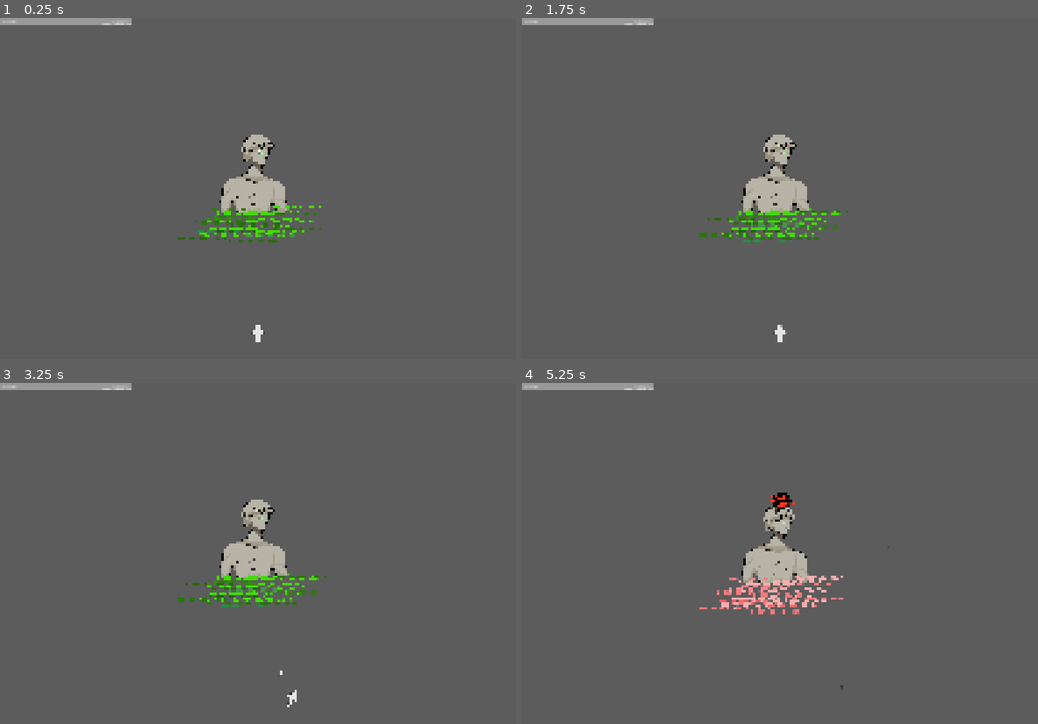
Above: before the commit, frames 1-4 (two rows, left to right).
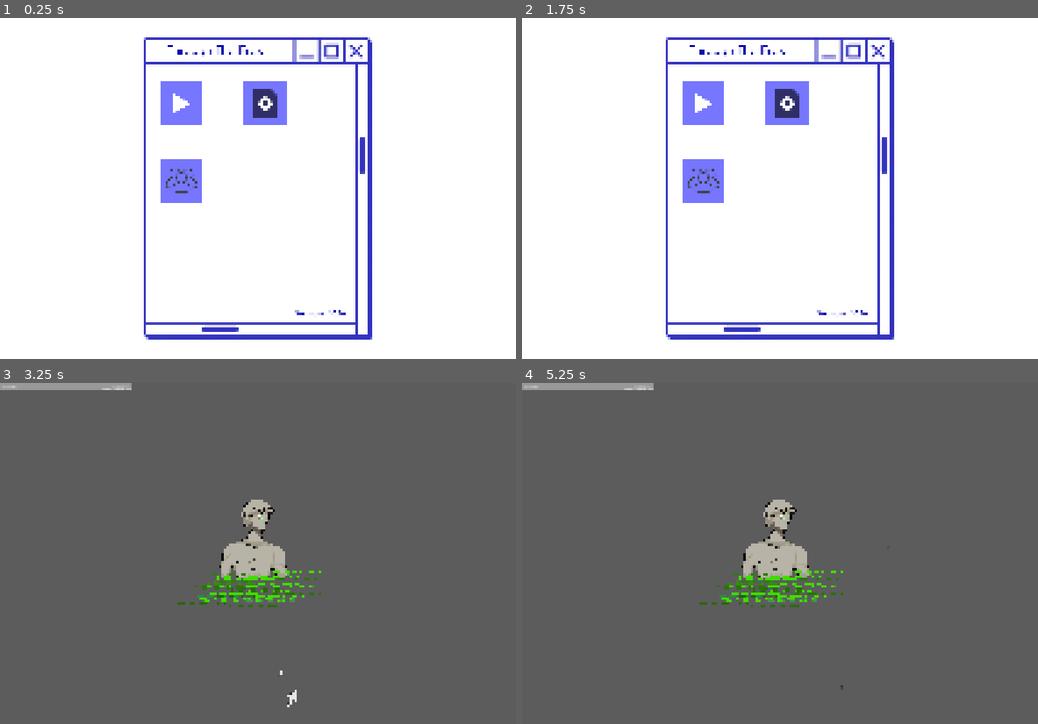
Above: after the commit, the same moments.

Repository: HaroldHuynh/2026GameJam
Game: Godot game, scene res://main menu/main menu.tscn
The game is run twice, just before and just after one commit, with the same random seed, the same clock (stepped at 60 frames per second) and the same inputs. Before the commit the project starts from res://levels/level_1.tscn.
Inputs (mouse positions are in pixels of both pictures, inside the frame that each line leads up to):
- Up to frame 1 (0.25 s): no input
- Up to frame 2 (1.75 s): click (702, 181) at 0.52 s; click (774, 58) at 1.27 s
- Up to frame 3 (3.25 s): click (180, 468) at 2.02 s; tap Enter at 2.75 s; move the mouse to (371, 536) at 2.77 s; hold D (right) from 2.78 s (still down); tap Space (attack) at 2.85 s
- Up to frame 4 (5.25 s): move the mouse to (676, 570) at 3.52 s; release D (right) at 3.53 s; hold S (down) 3.53-4.28 s; tap Enter at 3.6, 5.1 s; move the mouse to (831, 478) at 4.27 s; hold D (right) 4.28-5.03 s; tap Space (attack) at 4.35 s; move the mouse to (754, 621) at 5.02 s; hold W (up) from 5.03 s (still down)

The runs differ from the first frame. In frame 1, 100% of the frame differs, in the area x 0-100%, y 0-100%; in frame 2, 100%; in frame 3, 0.8%; in frame 4, 2.6%.

Commit message:
added pause menu and its script; instantiated it to level 1

Diff:
--- a/levels/level_1.tscn
+++ b/levels/level_1.tscn
@@ -6,6 +6,7 @@
 [ext_resource type="PackedScene" uid="uid://d2ha4w2gxcjv3" path="res://levels/michelangelo.tscn" id="4_kx6l7"]
 [ext_resource type="PackedScene" uid="uid://srh4x4fiq4x1" path="res://player/game_over.tscn" id="5_n46q3"]
 [ext_resource type="PackedScene" uid="uid://c8oghx1s5bjhl" path="res://player/hud.tscn" id="7_gwceb"]
+[ext_resource type="PackedScene" uid="uid://dh5ejpp7j3alx" path="res://pause menu/pause menu.tscn" id="7_l53as"]
 
 [sub_resource type="QuadMesh" id="QuadMesh_s7pw8"]
 
@@ -37,4 +38,6 @@
 position = Vector2(2, -943)
 zoom = Vector2(0.9, 0.9)
 
+[node name="PauseMenu" parent="." unique_id=1216728580 instance=ExtResource("7_l53as")]
+
 [connection signal="shoot" from="player" to="BulletManager" method="_on_player_shoot"]
--- a/main menu/credits.tscn
+++ b/main menu/credits.tscn
@@ -21,7 +21,7 @@
 grow_vertical = 2
 texture = ExtResource("1_vldhd")
 expand_mode = 1
-stretch_mode = 5
+stretch_mode = 6
 script = ExtResource("2_r15k3")
 
 [node name="Main Menu" type="Button" parent="TextureRect" unique_id=913943092]
--- a/main menu/main menu.tscn
+++ b/main menu/main menu.tscn
@@ -2,6 +2,7 @@
 
 [ext_resource type="Texture2D" uid="uid://ckhm1v201oogx" path="res://assets/texture/X.png" id="1_l7p8x"]
 [ext_resource type="Script" uid="uid://dcbg78j5e241c" path="res://main menu/texture_rect.gd" id="2_1pj26"]
+[ext_resource type="PackedScene" uid="uid://bppjray3axgk" path="res://main menu/credits.tscn" id="3_cmmm6"]
 
 [sub_resource type="StyleBoxEmpty" id="StyleBoxEmpty_611wi"]
 
@@ -16,8 +17,9 @@
 [sub_resource type="StyleBoxEmpty" id="StyleBoxEmpty_r7dq4"]
 
 [node name="CanvasLayer" type="CanvasLayer" unique_id=1745393780]
+script = ExtResource("2_1pj26")
 
-[node name="TextureRect" type="TextureRect" parent="." unique_id=1253643617]
+[node name="TextureRect" type="TextureRect" parent="." unique_id=76788236]
 anchors_preset = 15
 anchor_right = 1.0
 anchor_bottom = 1.0
@@ -26,7 +28,6 @@
 texture = ExtResource("1_l7p8x")
 expand_mode = 1
 stretch_mode = 6
-script = ExtResource("2_1pj26")
 
 [node name="Play" type="Button" parent="TextureRect" unique_id=1553367023]
 layout_mode = 0
@@ -61,6 +62,8 @@
 toggle_mode = true
 button_pressed = true
 
-[connection signal="pressed" from="TextureRect/Play" to="TextureRect" method="_on_start_button_pressed"]
-[connection signal="pressed" from="TextureRect/Credits" to="TextureRect" method="_on_credits_button_pressed"]
-[connection signal="pressed" from="TextureRect/Quit" to="TextureRect" method="_on_quit_pressed"]
+[node name="credits" parent="." unique_id=644358866 instance=ExtResource("3_cmmm6")]
+
+[connection signal="pressed" from="TextureRect/Play" to="." method="_on_play_pressed"]
+[connection signal="pressed" from="TextureRect/Credits" to="." method="_on_credits_pressed"]
+[connection signal="pressed" from="TextureRect/Quit" to="." method="_on_quit_pressed"]
--- a/main menu/texture_rect.gd
+++ b/main menu/texture_rect.gd
@@ -1,8 +1,8 @@
-extends TextureRect
+extends CanvasLayer
 
 # Called when the node enters the scene tree for the first time.
 func _ready() -> void:
-	pass # Replace with function body.
+	$credits.hide()
 
 
 # Called every frame. 'delta' is the elapsed time since the previous frame.
@@ -12,16 +12,15 @@
 const GAME_SCENE = "res://levels//level_1.tscn"
 const CREDITS_SCENE = "res://main menu//credits.tscn"
 
-# Connect from your invisible StartButton node's pressed() signal
-func _on_start_button_pressed() -> void:
+func _on_quit_pressed() -> void:
+	get_tree().quit()
+
+
+func _on_play_pressed() -> void:
 	print("Start button was clicked!")
 	get_tree().change_scene_to_file(GAME_SCENE)
 
-# Connect from your invisible SettingsButton node's pressed() signal
-func _on_credits_button_pressed() -> void:
+
+func _on_credits_pressed() -> void:
 	print("Credits button was pressed!")
-	get_tree().change_scene_to_file(CREDITS_SCENE)
-
-
-func _on_quit_pressed() -> void:
-	get_tree().quit()
+	$credits.show()
--- /dev/null
+++ b/pause menu/pause menu.tscn
@@ -0,0 +1,88 @@
+[gd_scene format=3 uid="uid://dh5ejpp7j3alx"]
+
+[ext_resource type="Texture2D" uid="uid://8ttx8ucd0r84" path="res://assets/texture/pause.png" id="1_2q5hy"]
+[ext_resource type="Script" uid="uid://kgcfjxoapo8i" path="res://pause menu/pause_menu.gd" id="1_b7tav"]
+
+[sub_resource type="StyleBoxEmpty" id="StyleBoxEmpty_r8dnh"]
+
+[sub_resource type="StyleBoxEmpty" id="StyleBoxEmpty_jr8wf"]
+
+[sub_resource type="StyleBoxEmpty" id="StyleBoxEmpty_p5gwa"]
+
+[sub_resource type="StyleBoxEmpty" id="StyleBoxEmpty_611wi"]
+
+[sub_resource type="StyleBoxEmpty" id="StyleBoxEmpty_kl3tn"]
+
+[sub_resource type="StyleBoxEmpty" id="StyleBoxEmpty_6ft5c"]
+
+[node name="PauseMenu" type="CanvasLayer" unique_id=1216728580]
+process_mode = 3
+script = ExtResource("1_b7tav")
+
+[node name="Control" type="Control" parent="." unique_id=422371844]
+layout_mode = 3
+anchors_preset = 15
+anchor_right = 1.0
+anchor_bottom = 1.0
+grow_horizontal = 2
+grow_vertical = 2
+
+[node name="TextureRect" type="TextureRect" parent="Control" unique_id=544518519]
+layout_mode = 1
+anchors_preset = 15
+anchor_right = 1.0
+anchor_bottom = 1.0
+grow_horizontal = 2
+grow_vertical = 2
+texture = ExtResource("1_2q5hy")
+expand_mode = 1
+stretch_mode = 6
+
+[node name="resume" type="Button" parent="Control/TextureRect" unique_id=248405004]
+layout_mode = 0
+offset_left = 253.0
+offset_top = 372.0
+offset_right = 562.0
+offset_bottom = 693.0
+theme_override_styles/normal = SubResource("StyleBoxEmpty_r8dnh")
+theme_override_styles/pressed = SubResource("StyleBoxEmpty_jr8wf")
+toggle_mode = true
+button_pressed = true
+
+[node name="main menu" type="Button" parent="Control/TextureRect" unique_id=78231760]
+layout_mode = 0
+offset_left = 1449.0
+offset_top = 372.0
+offset_right = 1718.0
+offset_bottom = 652.0
+theme_override_styles/normal = SubResource("StyleBoxEmpty_p5gwa")
+theme_override_styles/pressed = SubResource("StyleBoxEmpty_611wi")
+toggle_mode = true
+button_pressed = true
+
+[node name="main menu2" type="Button" parent="Control/TextureRect" unique_id=1400401746]
+layout_mode = 0
+offset_left = 227.0
+offset_top = 114.0
+offset_right = 330.0
+offset_bottom = 183.0
+theme_override_styles/normal = SubResource("StyleBoxEmpty_p5gwa")
+theme_override_styles/pressed = SubResource("StyleBoxEmpty_611wi")
+toggle_mode = true
+button_pressed = true
+
+[node name="quit" type="Button" parent="Control/TextureRect" unique_id=1766499090]
+layout_mode = 0
+offset_left = 2024.0
+offset_top = 311.0
+offset_right = 2282.0
+offset_bottom = 680.0
+theme_override_styles/normal = SubResource("StyleBoxEmpty_kl3tn")
+theme_override_styles/pressed = SubResource("StyleBoxEmpty_6ft5c")
+toggle_mode = true
+button_pressed = true
+
+[connection signal="pressed" from="Control/TextureRect/resume" to="." method="_on_resume_button_pressed"]
+[connection signal="pressed" from="Control/TextureRect/main menu" to="." method="_on_main_menu_pressed"]
+[connection signal="pressed" from="Control/TextureRect/main menu2" to="." method="_on_main_menu_2_pressed"]
+[connection signal="pressed" from="Control/TextureRect/quit" to="." method="_on_quit_button_pressed"]
--- /dev/null
+++ b/pause menu/pause_menu.gd
@@ -0,0 +1,37 @@
+extends CanvasLayer
+
+func _ready() -> void:
+	# Hide the pause menu immediately when the game starts
+	hide()
+
+func _input(event: InputEvent) -> void:
+	# "pause" maps to the Escape key by default in Godot
+	if event.is_action_pressed("pause"):
+		toggle_pause()
+
+func toggle_pause() -> void:
+	# Invert the current pause state of the engine tree
+	get_tree().paused = !get_tree().paused
+
+	# Show the menu if paused, hide it if unpaused
+	if get_tree().paused:
+		show()
+		# If you are making a 3D game or mouse-captured game:
+		# Input.mouse_mode = Input.MOUSE_MODE_VISIBLE
+	else:
+		hide()
+		# Input.mouse_mode = Input.MOUSE_MODE_CAPTURED
+
+func _on_resume_button_pressed() -> void:
+	# Unpause the game and hide this menu
+	toggle_pause()
+
+func _on_quit_button_pressed() -> void:
+	# Exit the game cleanly
+	get_tree().quit()
+
+func _on_main_menu_pressed() -> void:
+	get_tree().change_scene_to_file("res://main menu/main menu.tscn")
+
+func _on_main_menu_2_pressed() -> void:
+	get_tree().change_scene_to_file("res://main menu/main menu.tscn")
--- a/project.godot
+++ b/project.godot
@@ -11,7 +11,7 @@
 [application]
 
 config/name="2026GameJam"
-run/main_scene="uid://dasqcvhk2xm0h"
+run/main_scene="uid://cva3o3wej5wf0"
 config/features=PackedStringArray("4.7", "Mobile")
 config/icon="res://icon.svg"
 
@@ -53,6 +53,11 @@
 "events": [Object(InputEventKey,"resource_local_to_scene":false,"resource_name":"","device":-1,"window_id":0,"alt_press …(191 unchanged characters)…
 ]
 }
+pause={
+"deadzone": 0.2,
+"events": [Object(InputEventKey,"resource_local_to_scene":false,"resource_name":"","device":-1,"window_id":0,"alt_pressed":false,"shift_pressed":false,"ctrl_pressed":false,"meta_pressed":false,"pressed":false,"keycode":0,"physical_keycode":4194305,"key_label":0,"unicode":0,"location":0,"echo":false,"script":null)
+]
+}
 
 [layer_names]
 
Binary file added: assets/texture/pause.png
Not shown, added: assets/texture/pause.png.import
Not shown, added: pause menu/pause_menu.gd.uid
